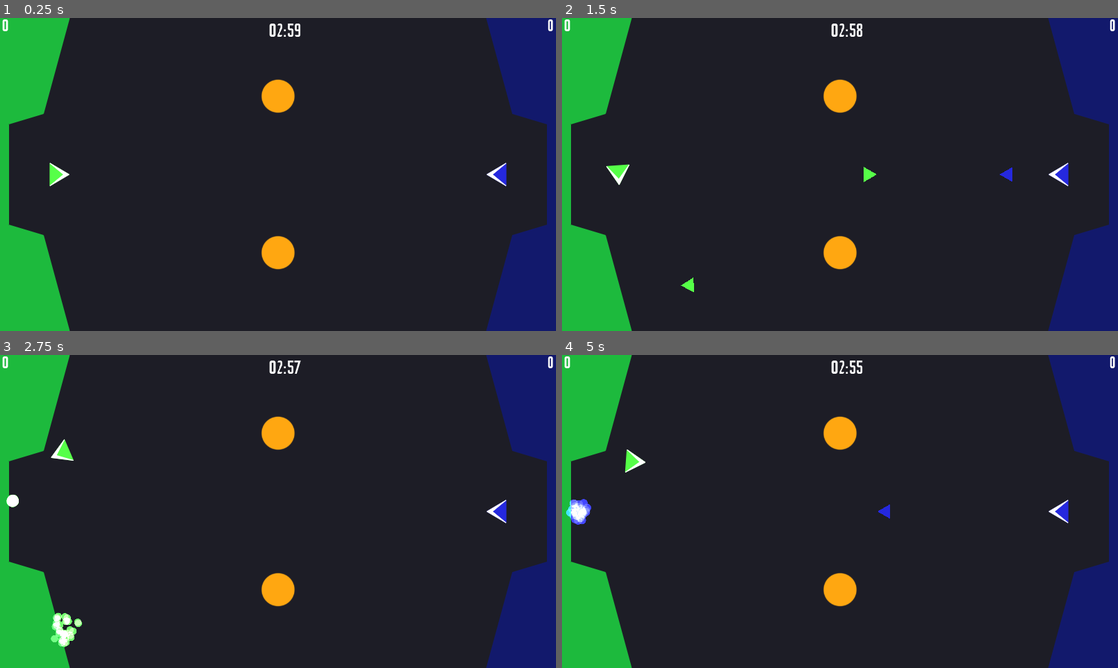
Above: before the commit, frames 1-4 (two rows, left to right).
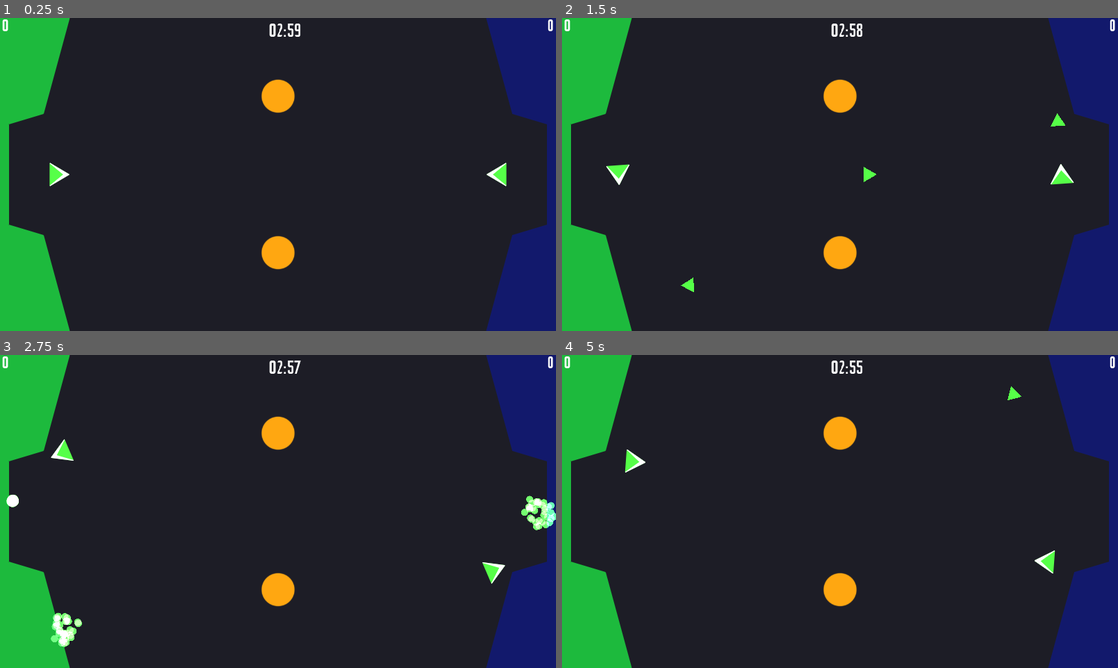
Above: after the commit, the same moments.

Repository: Skorpio-X/Bullet-Ball
Game: Godot game, scene res://game_scene.tscn
Two runs of this game, one before a commit and one after it. Both use one fixed random seed, a clock stepped at 60 frames per second and the inputs below.
Inputs:
- Up to frame 1 (0.25 s): no input
- Up to frame 2 (1.5 s): tap Enter (restart) at 0.5 s; hold D (player1_right) 0.53-1.28 s; hold F (player1_shoot) 0.53-1.28 s; hold S (player1_back) from 1.28 s (still down); tap Ctrl (player2_shoot) at 1.35 s
- Up to frame 3 (2.75 s): release S (player1_back) at 2.03 s; hold D (player1_right) from 2.03 s (still down); hold F (player1_shoot) from 2.03 s (still down)
- Up to frame 4 (5 s): release D (player1_right) at 2.78 s; release F (player1_shoot) at 2.78 s; hold W (player1_forward) 2.78-3.53 s; tap Ctrl (player2_shoot) at 2.85, 4.35 s; hold F (player1_shoot) 3.53-4.28 s; hold A (player1_left) from 3.53 s (still down)

The runs differ from the first frame. In frame 1, 0.1% of the frame differs, in the area x 87-92%, y 46-54%; in frame 2, 0.3%; in frame 3, 0.7%, in the area x 86-100%, y 44-74%; in frame 4, 0.7%.

Commit message:
Added AI script that inherits from Player.gd.

Diff:
--- a/Player.tscn
+++ b/Player.tscn
@@ -1,6 +1,6 @@
 [gd_scene load_steps=8 format=2]
 
-[ext_resource path="res://Player.gd" type="Script" id=1]
+[ext_resource path="res://PlayerAI.gd" type="Script" id=1]
 [ext_resource path="res://ball.png" type="Texture" id=2]
 
 [sub_resource type="ConvexPolygonShape2D" id=1]
--- /dev/null
+++ b/PlayerAI.gd
@@ -0,0 +1,18 @@
+extends 'res://Player.gd'
+
+var target_ball = null
+onready var direction = Vector2(1, 0).rotated(rotation)
+
+
+func _ready():
+	set_physics_process(true)
+	print(direction)
+
+func _physics_process(delta):
+	if not target_ball:
+		target_ball = get_parent().get_node('balls').get_children()[randi()%2]
+		print(target_ball)
+
+	# Rotate to target.
+	var target_vector = target_ball.position - position
+#	print(target_vector)
--- a/game_scene.tscn
+++ b/game_scene.tscn
@@ -1,14 +1,15 @@
-[gd_scene load_steps=14 format=2]
+[gd_scene load_steps=15 format=2]
 
 [ext_resource path="res://game_scene.gd" type="Script" id=1]
 [ext_resource path="res://Player.tscn" type="PackedScene" id=2]
-[ext_resource path="res://TranscendsGames.tres" type="DynamicFont" id=3]
-[ext_resource path="res://TranscendsGames.otf" type="DynamicFontData" id=4]
-[ext_resource path="res://shoot.wav" type="AudioStream" id=5]
-[ext_resource path="res://laser18B.wav" type="AudioStream" id=6]
-[ext_resource path="res://shoot2.wav" type="AudioStream" id=7]
-[ext_resource path="res://explosion8.wav" type="AudioStream" id=8]
-[ext_resource path="res://goal.wav" type="AudioStream" id=9]
+[ext_resource path="res://Player.gd" type="Script" id=3]
+[ext_resource path="res://TranscendsGames.tres" type="DynamicFont" id=4]
+[ext_resource path="res://TranscendsGames.otf" type="DynamicFontData" id=5]
+[ext_resource path="res://shoot.wav" type="AudioStream" id=6]
+[ext_resource path="res://laser18B.wav" type="AudioStream" id=7]
+[ext_resource path="res://shoot2.wav" type="AudioStream" id=8]
+[ext_resource path="res://explosion8.wav" type="AudioStream" id=9]
+[ext_resource path="res://goal.wav" type="AudioStream" id=10]
 
 [sub_resource type="RectangleShape2D" id=1]
 
@@ -61,7 +62,6 @@
 
 [node name="scene_root" type="Node2D" index="0"]
 
-editor/display_folded = true
 script = ExtResource( 1 )
 __meta__ = {
 "_edit_horizontal_guides_": [ 220.0, 500.0 ],
@@ -114,12 +114,8 @@
 position = Vector2( 1150, 360 )
 rotation = 3.14159
 collision_mask = 3
+script = ExtResource( 3 )
 _sections_unfolded = [ "Collision", "Transform" ]
-move_forward = "player2_forward"
-move_back = "player2_back"
-move_left = "player2_left"
-move_right = "player2_right"
-color = "2629df"
 
 [node name="points1" type="Label" parent="." index="5"]
 
Not shown: 10 places in game_scene.tscn that only renumber resources
